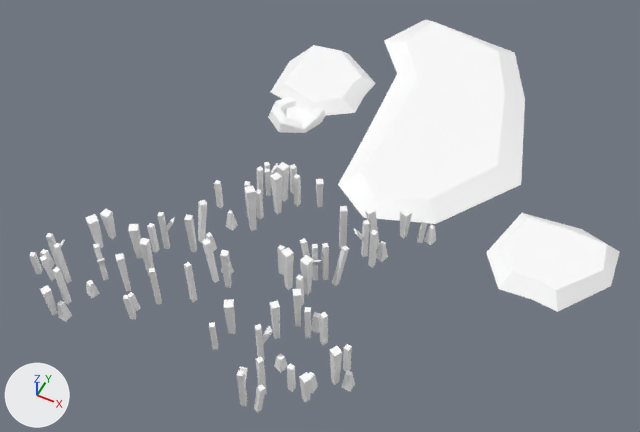
Two versions of the glTF model assets/synty/simple_fantasy/models/SF_Env_Swamp_Preset_09.glb, one commit apart.
Rendered twice from a 50 mm camera at (0.095, -0.248, 0.276) aimed at (-0.016, -0.026, -0.002). Arrows for +X, +Y and +Z are at lower left; the lights stay in place.

In view in the first picture: 'SF_Env_Swamp_Preset_09'.
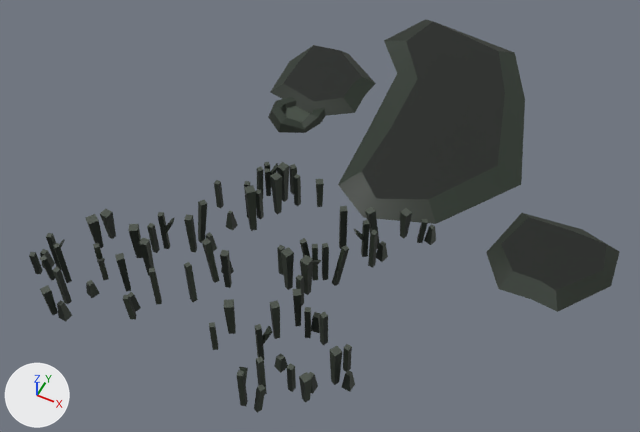
Diff of the bpy script that builds the scene:
```diff
--- a/assets/synty/simple_fantasy/models/SF_Env_Swamp_Preset_09.glb.py
+++ b/assets/synty/simple_fantasy/models/SF_Env_Swamp_Preset_09.glb.py
@@ img_undead_footman_01 @@
+img_undead_footman_01 = load_image('Undead_Footman_01', '_unpacked/Undead_Footman_01', 512, 512, 'sRGB')
@@ mat_lambert1 @@
 mat_lambert1 = principled_material('lambert1')
-mat_lambert1.base_color = (1.0, 1.0, 1.0)  # white #ffffff
+mat_lambert1.texture = img_undead_footman_01
 mat_lambert1.roughness = 0.553
```

Location of each change, [x1, y1, x2, y2] in pixels of the pictures (640 x 432 px):
'SF_Env_Swamp_Preset_09', surface changed (white to black)
    both: [29, 19, 620, 413]
